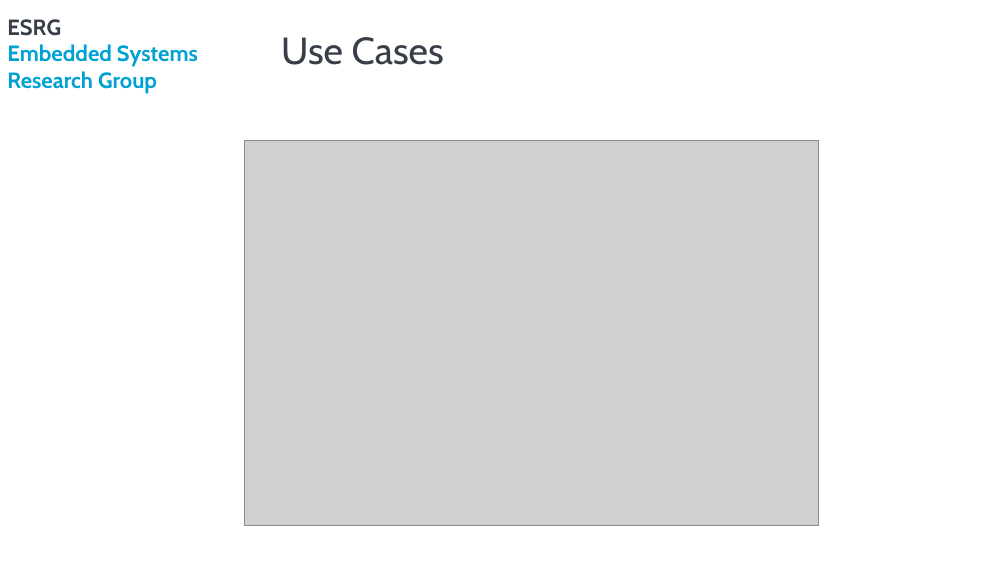
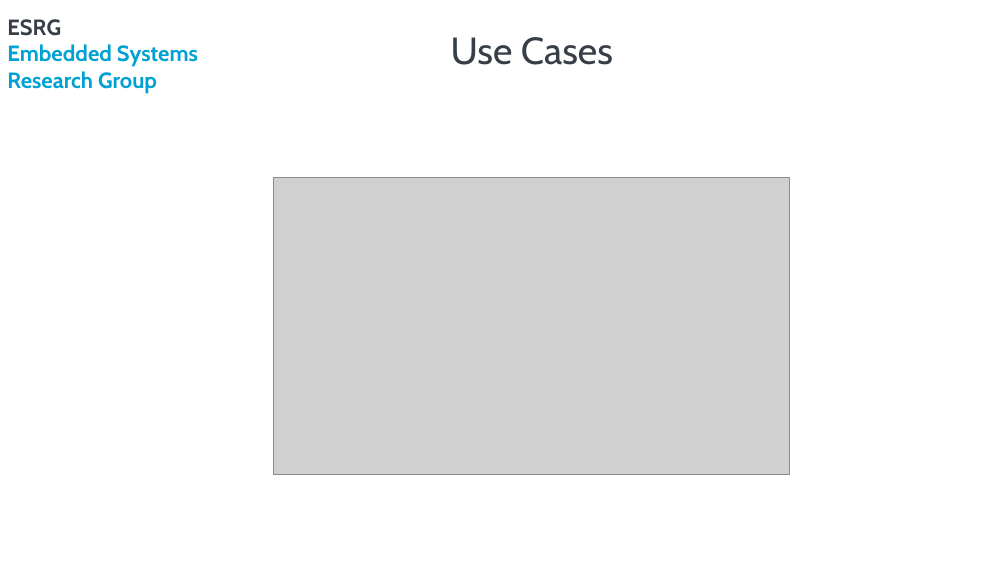
Before and after one commit to rpcarvalho/PSE, a slide deck: slide 12 of Reports/AnalysisApresentation_A75030_FabioMagalhaes_A76279_RuiCarvalho.pptx (slide 13 before the commit). Drawn at 1008x567 pixels with LibreOffice and Linux fonts; fonts in the diff are those of the drawing; grey boxes stand for pictures; background and template pictures are left out. Boxes give left, top, right and bottom in pixels: in the first picture for what was removed or moved away, otherwise in the second. Text is boxed around its words. In the diff, an @@ line names an element or a change of style, - is before the commit and + after.

```diff
--- a/Reports/AnalysisApresentation_A75030_FabioMagalhaes_A76279_RuiCarvalho.pptx
+++ b/Reports/AnalysisApresentation_A75030_FabioMagalhaes_A76279_RuiCarvalho.pptx
@@ title "Use Cases" at box(451, 37, 613, 65): alignment left to centre @@
@@ picture: place and size @@
-picture at box(245, 141, 820, 526)
+picture at box(274, 178, 789, 475)
```
Also in this commit, not shown: 5 other slides changed, 24 slides added, 11 slides removed, 1 other file.
